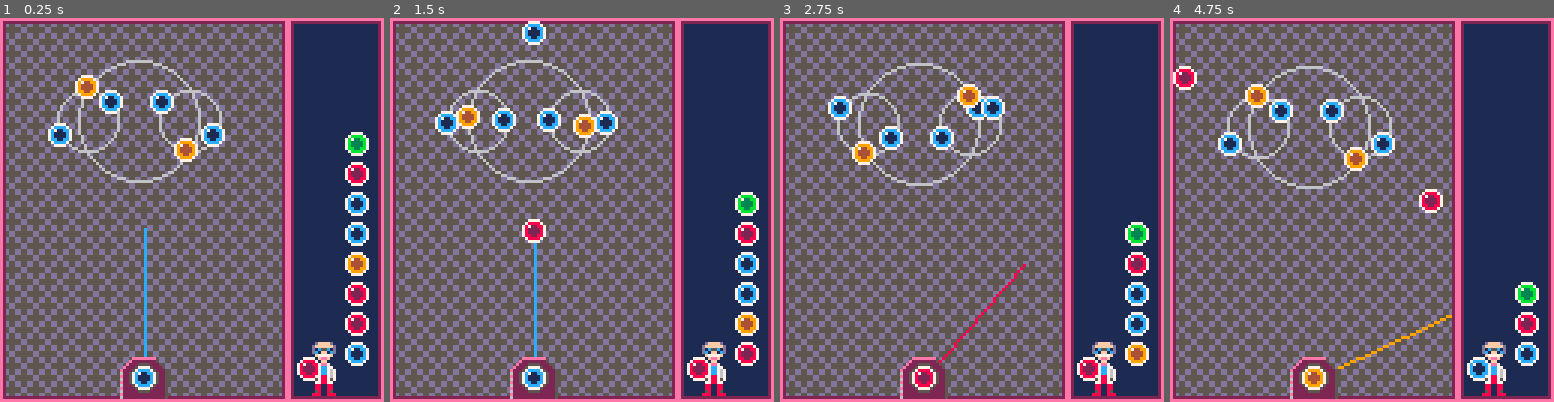
Above: before the commit, frames 1-4 (left to right).
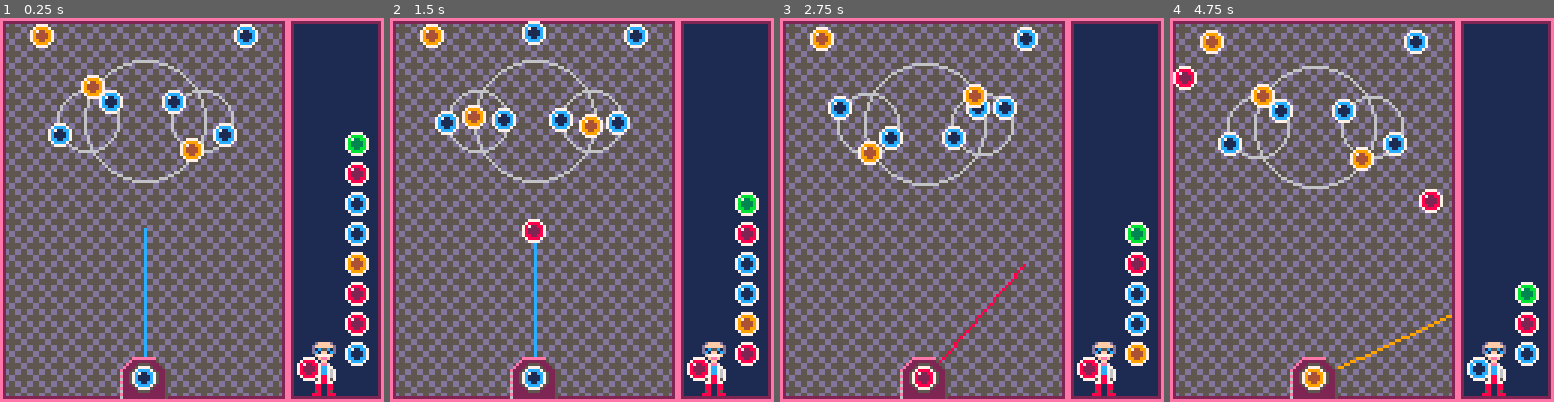
Above: after the commit, the same moments.

Repository: adamwoolridge/pico8
Game: PICO-8 cartridge bonbonshoot.p8
Two runs of this game, one before a commit and one after it. Both use one fixed random seed, a clock stepped at 60 frames per second and the inputs below.
Inputs:
- Up to frame 1 (0.25 s): no input
- Up to frame 2 (1.5 s): tap X (X key) at 0.33, 1.07 s; tap O (Z key) at 0.7 s
- Up to frame 3 (2.75 s): hold Right 1.6-2.1 s; tap O (Z key) at 1.7, 2.1, 2.5 s; tap X (X key) at 1.85 s; hold Right from 2.47 s (still down)
- Up to frame 4 (4.75 s): tap O (Z key) every 0.4 s from 2.9 to 4.5 s; tap X (X key) at 2.97, 4.08 s; release Right at 3.03 s; hold Left 3.08-3.58 s; hold Right 4.02-4.68 s

The runs differ from the first frame. In frame 1, 3.6% of the frame differs, in the area x 7-68%, y 1-43%; in frame 2, 3.5%; in frame 3, 3.5%; in frame 4, 3.6%.

Commit message:
[Bonbon] Fixes

Diff:
--- a/bonbonshoot.p8
+++ b/bonbonshoot.p8
@@ -94,8 +94,11 @@
 	reload_ballq()
 	next_ball()
 	makeenemy(25, 30, 0, 0.02, 10)
-	makeenemy(59, 30, 0, 0.02, 10).rotdir = -1
-	makeenemy(42, 30, 0, 0.02, 20).rotdir = -1
+	makeenemy(63, 30, 0, 0.02, 10).rotdir = -1
+	makeenemy(44, 30, 0, 0.02, 20).rotdir = -1
+
+	makeenemy(10, 2, 0, 0.02, 0)
+	makeenemy(78, 2, 0, 0.02, 0)
 end
 
 function _update()
